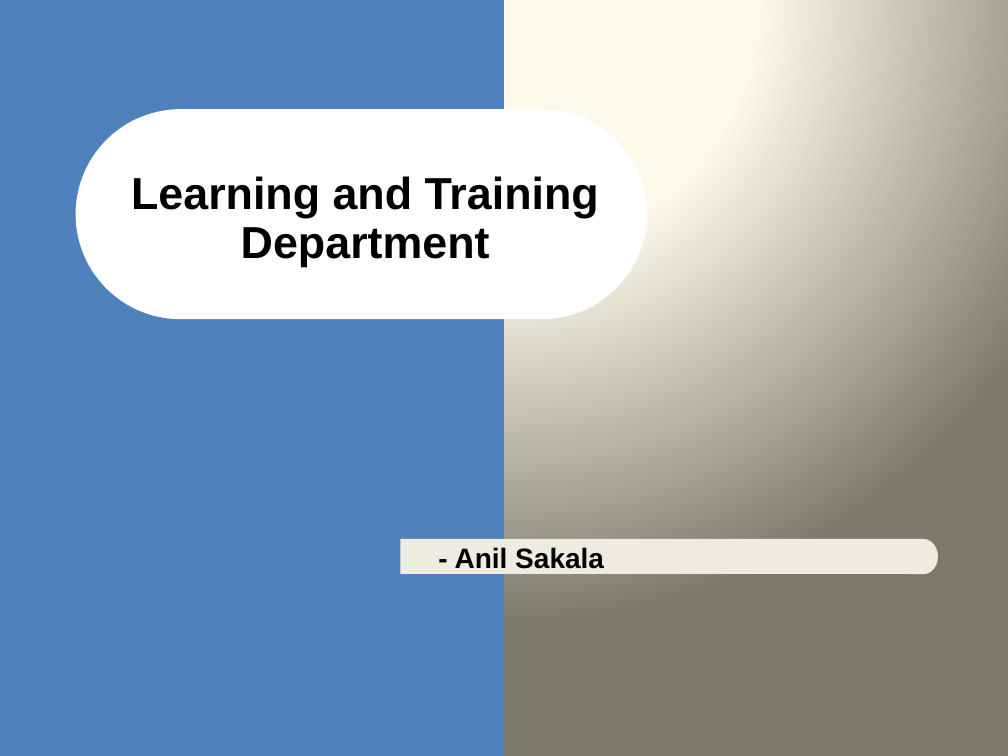
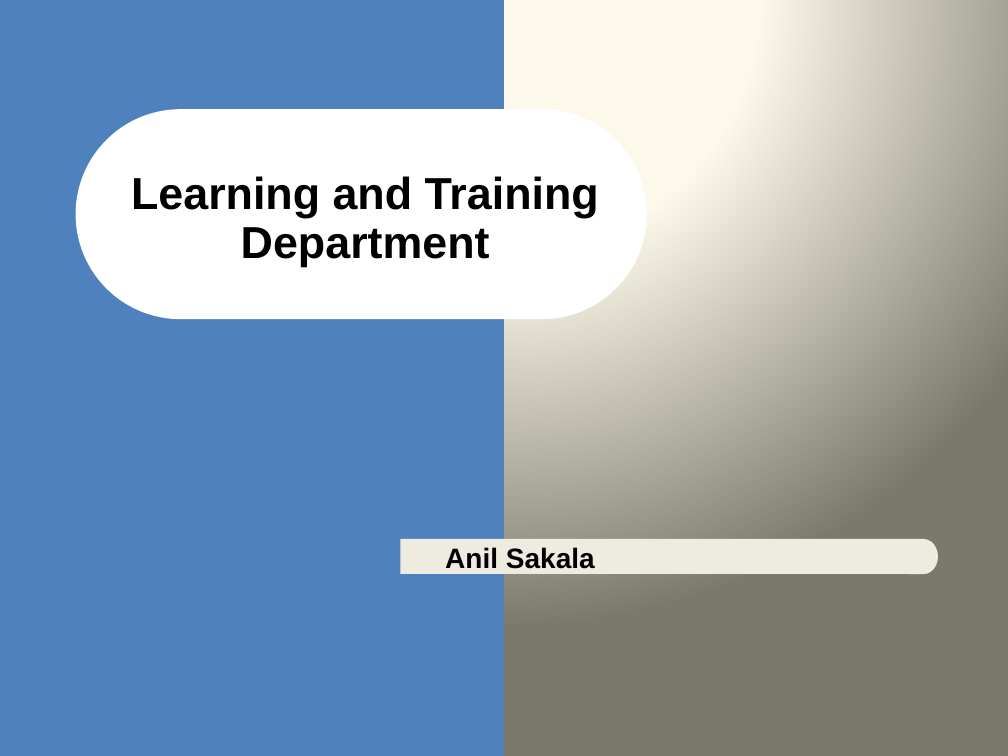
Before and after one commit to asakala/notes, a slide deck: slide 1 of Prokarma/LearningDepartment.pptx. Drawn at 1008x756 pixels with LibreOffice and Linux fonts; fonts in the diff are those of the drawing. Boxes give left, top, right and bottom in pixels: in the first picture for what was removed or moved away, otherwise in the second. Text is boxed around its words. In the diff, an @@ line names an element or a change of style, - is before the commit and + after.

```diff
--- a/Prokarma/LearningDepartment.pptx
+++ b/Prokarma/LearningDepartment.pptx
@@ subtitle at (445,547,595,569): text changed @@
-- Anil Sakala
+Anil Sakala
```
Also in this commit, not shown: 5 other slides changed, 3 slides added, 3 slides removed, 5 other files.
